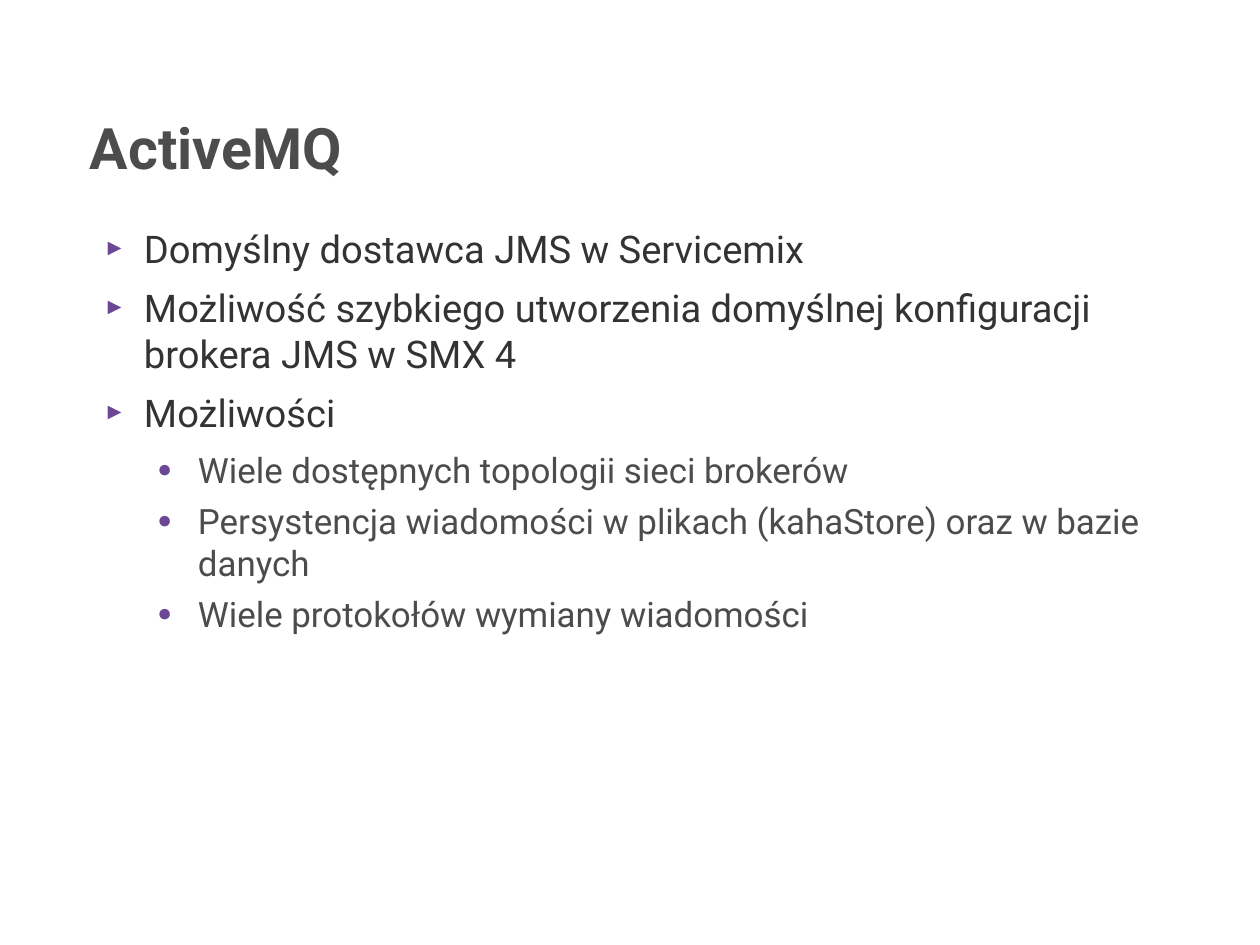
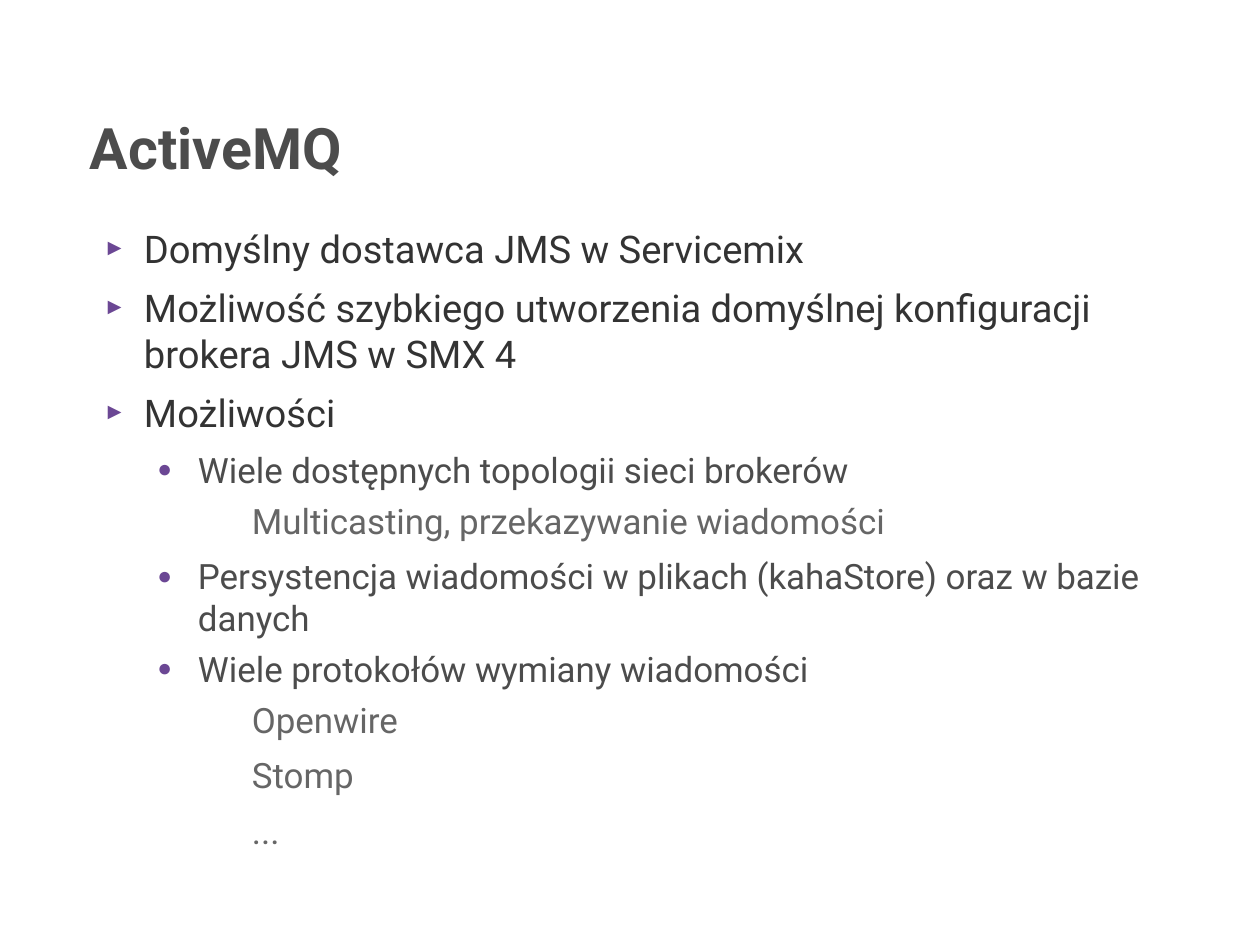
Before and after one commit to rafalrusin/ode-smx-jug, a slide deck: slide 17 of smx.odp (slide 16 before the commit). Drawn at 1260x945 pixels with LibreOffice and Linux fonts; fonts in the diff are those of the drawing; background and template pictures are left out. Boxes give left, top, right and bottom in pixels: in the first picture for what was removed or moved away, otherwise in the second. Text is boxed around its words. In the diff, an @@ line names an element or a change of style, - is before the commit and + after.

```diff
--- a/smx.odp
+++ b/smx.odp
@@ text at [252,508,884,542]: paragraph added @@
+    − Multicasting, przekazywanie wiadomości
@@ text at [252,708,398,795]: paragraphs added @@
+    − Openwire
+    − Stomp
+    − ...
```
Also in this commit, not shown: 8 other slides changed, 1 slide added, 6 other files.
